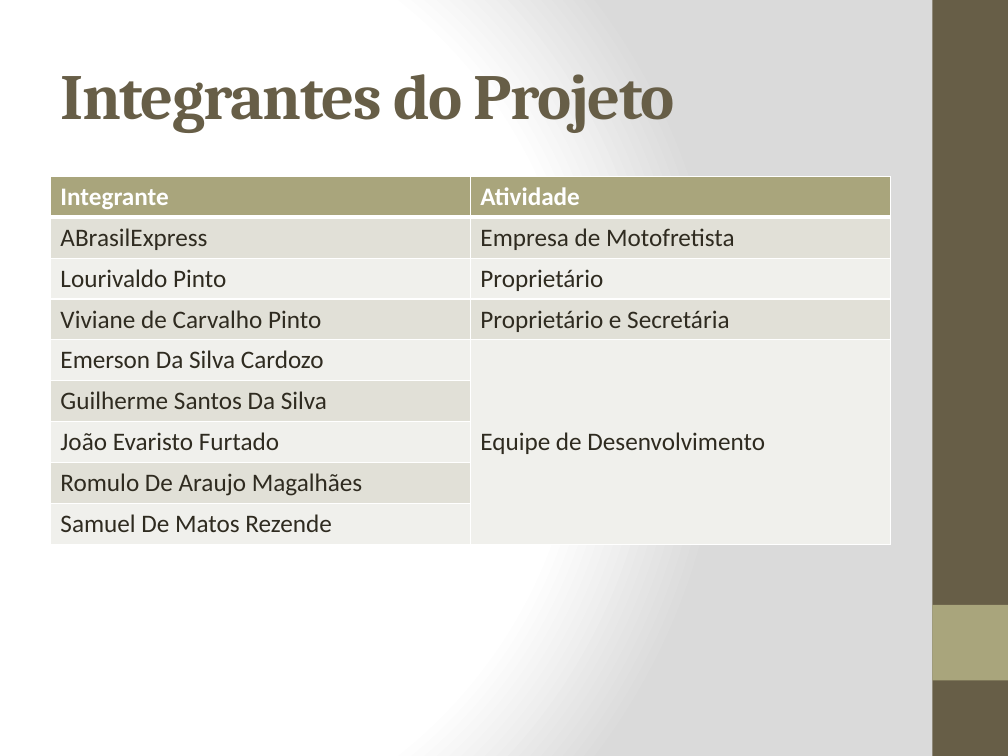
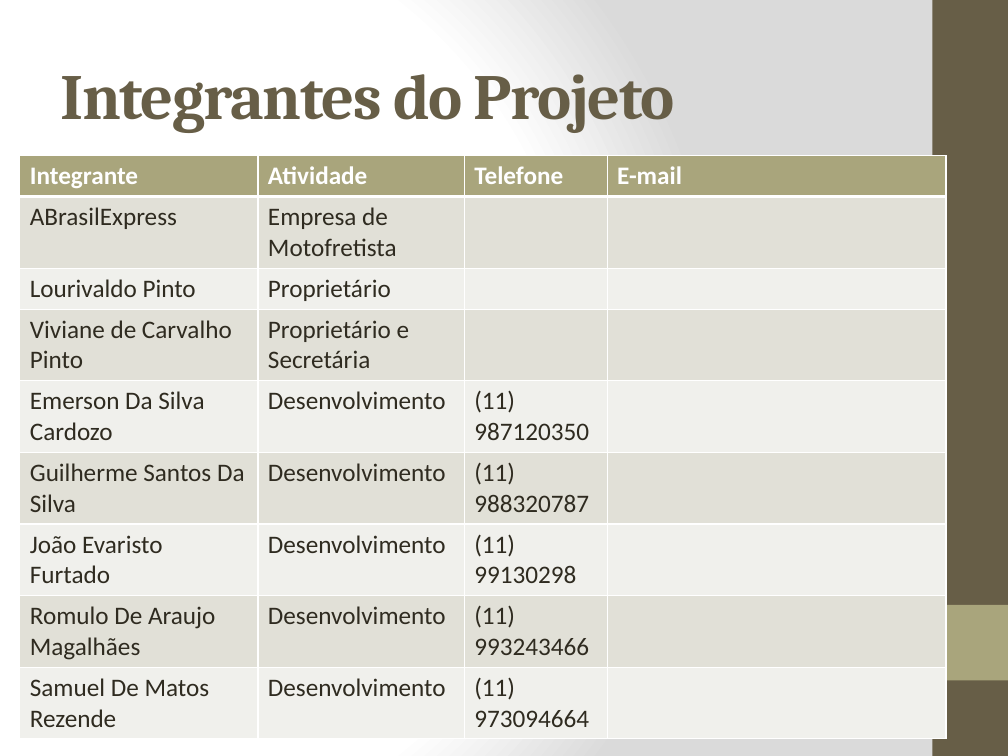
Before and after one commit to smrpuc/pos-fit-es10, a slide deck: slide 5 of TCC - Monografia/Documentos/AbrasilExpress - 26 03 14.pptx. Drawn at 1008x756 pixels with LibreOffice and Linux fonts; fonts in the diff are those of the drawing. Boxes give left, top, right and bottom in pixels: in the first picture for what was removed or moved away, otherwise in the second. Text is boxed around its words. In the diff, an @@ line names an element or a change of style, - is before the commit and + after.

```diff
--- a/TCC - Monografia/Documentos/AbrasilExpress - 26 03 14.pptx
+++ b/TCC - Monografia/Documentos/AbrasilExpress - 26 03 14.pptx
@@ table at <box>20,156,947,732</box> @@
-column 2: Atividade | Empresa de Motofretista | Proprietário | Proprietário e Secretária | Equipe de Desenvolvimento |  |  |  | 
+column 2: Atividade | Empresa de Motofretista | Proprietário | Proprietário e Secretária | Desenvolvimento | Desenvolvimento | Desenvolvimento | Desenvolvimento | Desenvolvimento
+column 3: Telefone |  |  |  | (11) 987120350 | (11) / 988320787 | (11) / 99130298 | (11) / 993243466 | (11) / 973094664
+column 4: E-mail |  |  |  |  |  |  |  | 
@@ table: place and size @@
-table at <box>50,176,891,544</box>
+table at <box>20,156,947,732</box>
```
